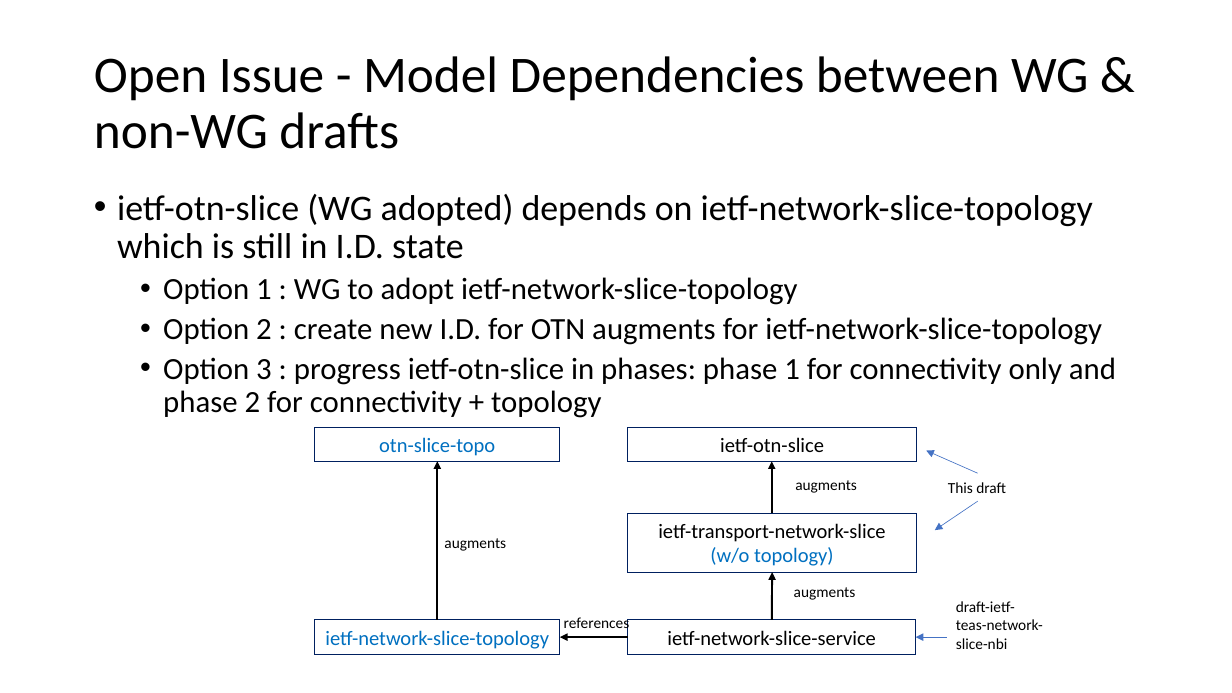
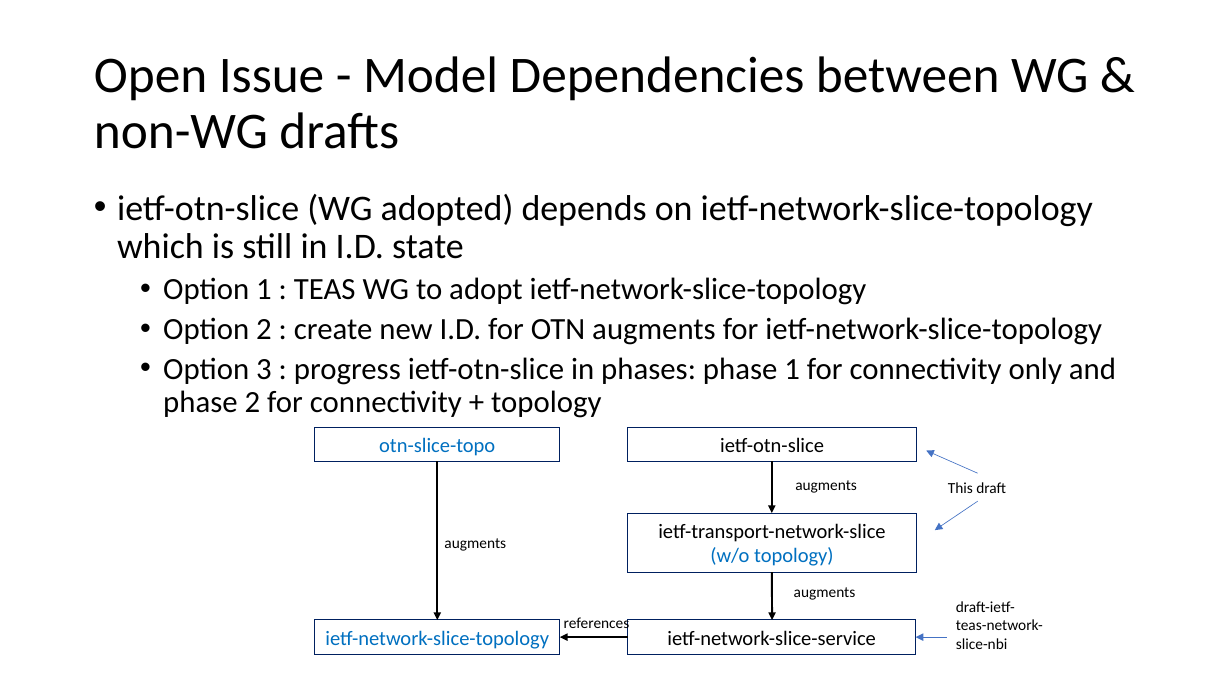
Before and after one commit to aguoietf/Public_material_for_standards, a slide deck: slide 4 of draft-ietf-ccamp-yang-otn-slicing-04.pptx. Drawn at 1232x693 pixels with LibreOffice and Linux fonts; fonts in the diff are those of the drawing. Boxes give left, top, right and bottom in pixels: in the first picture for what was removed or moved away, otherwise in the second. Text is boxed around its words. In the diff, an @@ line names an element or a change of style, - is before the commit and + after.

```diff
--- a/draft-ietf-ccamp-yang-otn-slicing-04.pptx
+++ b/draft-ietf-ccamp-yang-otn-slicing-04.pptx
@@ text at [163, 277, 867, 305]: text changed @@
-  • Option 1 : WG to adopt ietf-network-slice-topology
+  • Option 1 : TEAS WG to adopt ietf-network-slice-topology
@@ 2 arrows, 1 elbow arrow: place and size @@
-2 arrows, 1 elbow arrow at [437, 461, 773, 620]
+2 arrows, 1 elbow arrow at [437, 461, 773, 620]
```
Also in this commit, not shown: 2 other slides changed, 1 other file.
